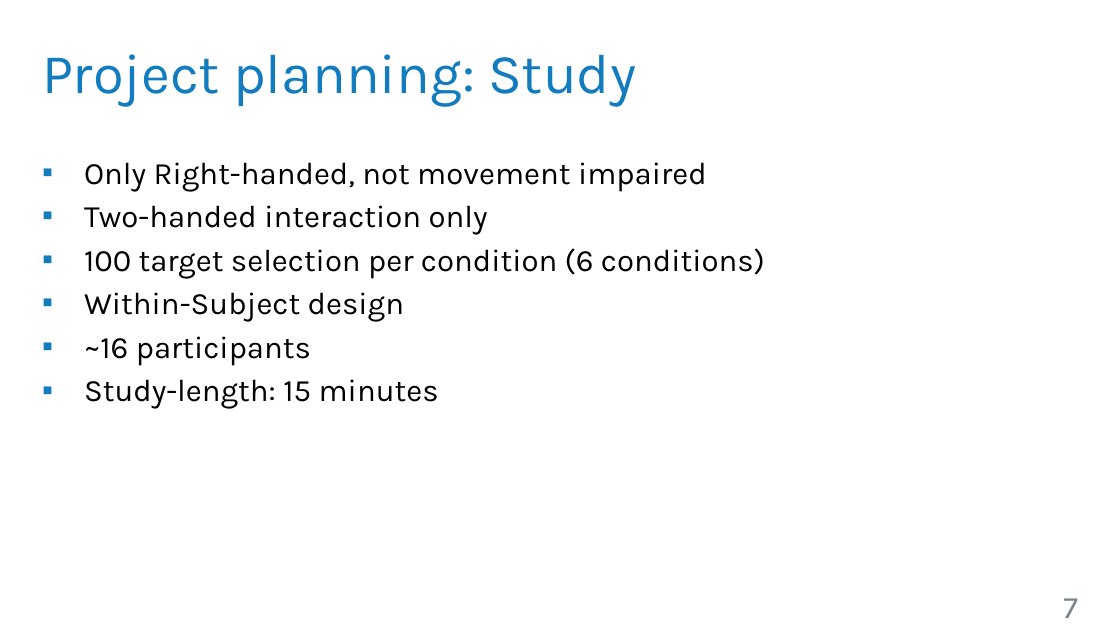
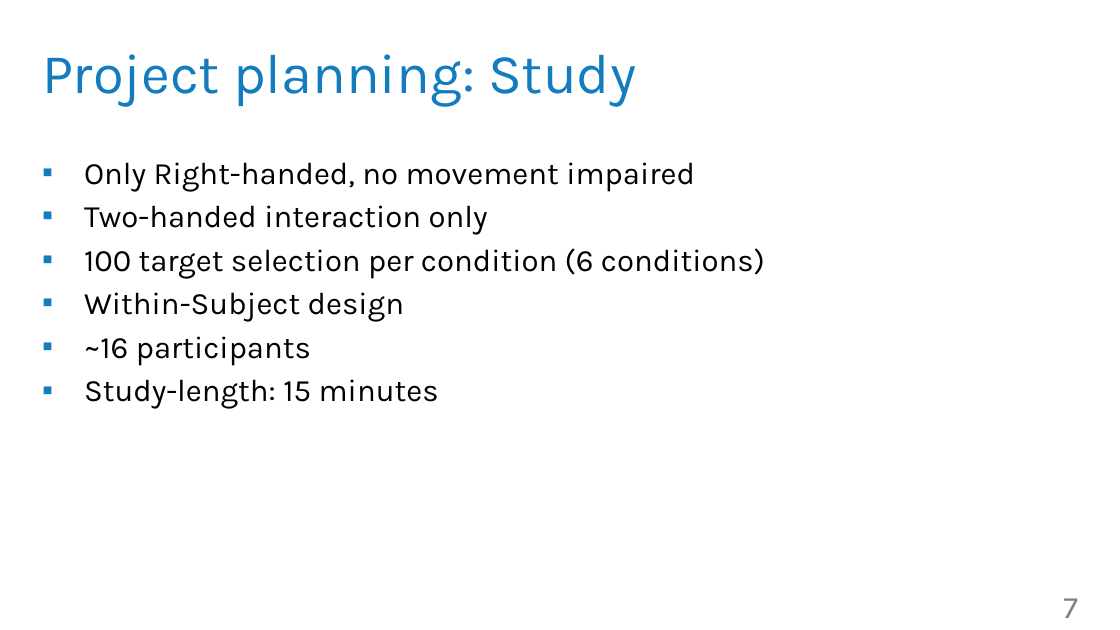
Before and after one commit to robsch94/FaPraKnuckleInput, a slide deck: slide 7 of FirstPresentation.pptx. Drawn at 1120x630 pixels with LibreOffice and Linux fonts; fonts in the diff are those of the drawing; background and template pictures are left out. Boxes give left, top, right and bottom in pixels: in the first picture for what was removed or moved away, otherwise in the second. Text is boxed around its words. In the diff, an @@ line names an element or a change of style, - is before the commit and + after.

```diff
--- a/FirstPresentation.pptx
+++ b/FirstPresentation.pptx
@@ text at bbox=[84, 162, 695, 192]: text changed @@
-▪ Only Right-handed, not movement impaired
+▪ Only Right-handed, no movement impaired
```
Also in this commit, not shown: 6 other slides changed, 3 slides added, 3 slides removed.
